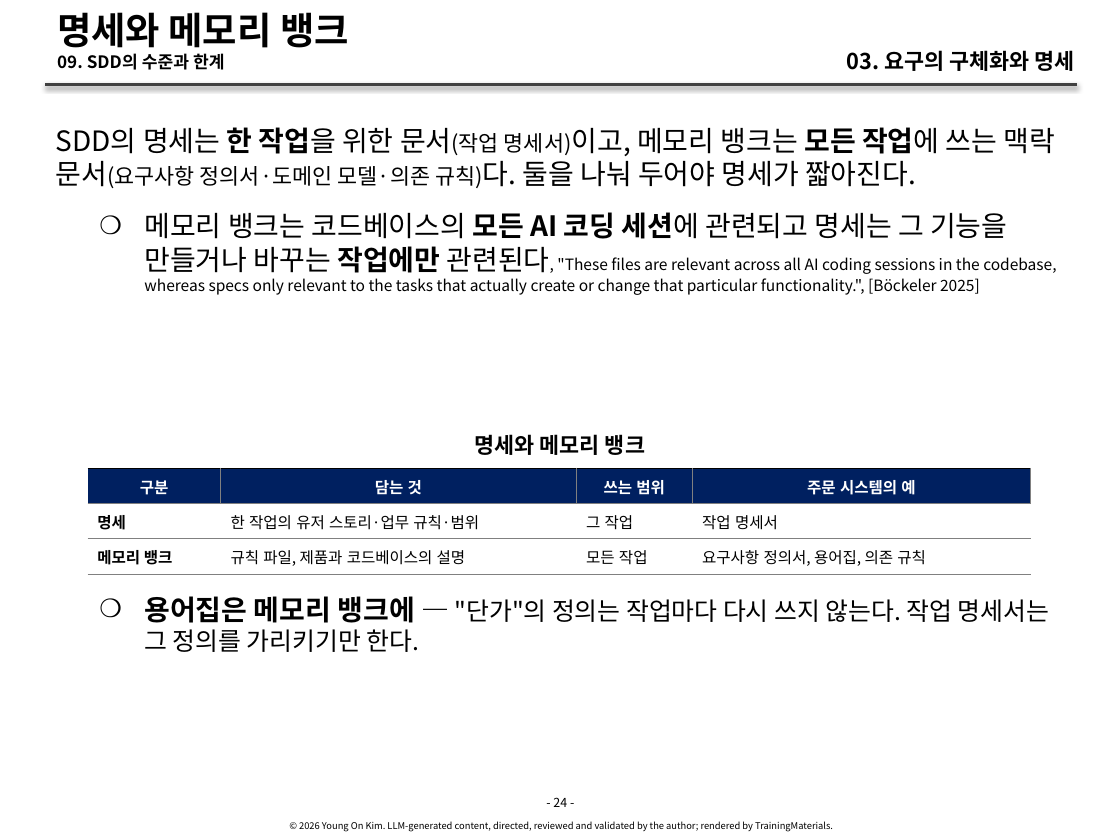
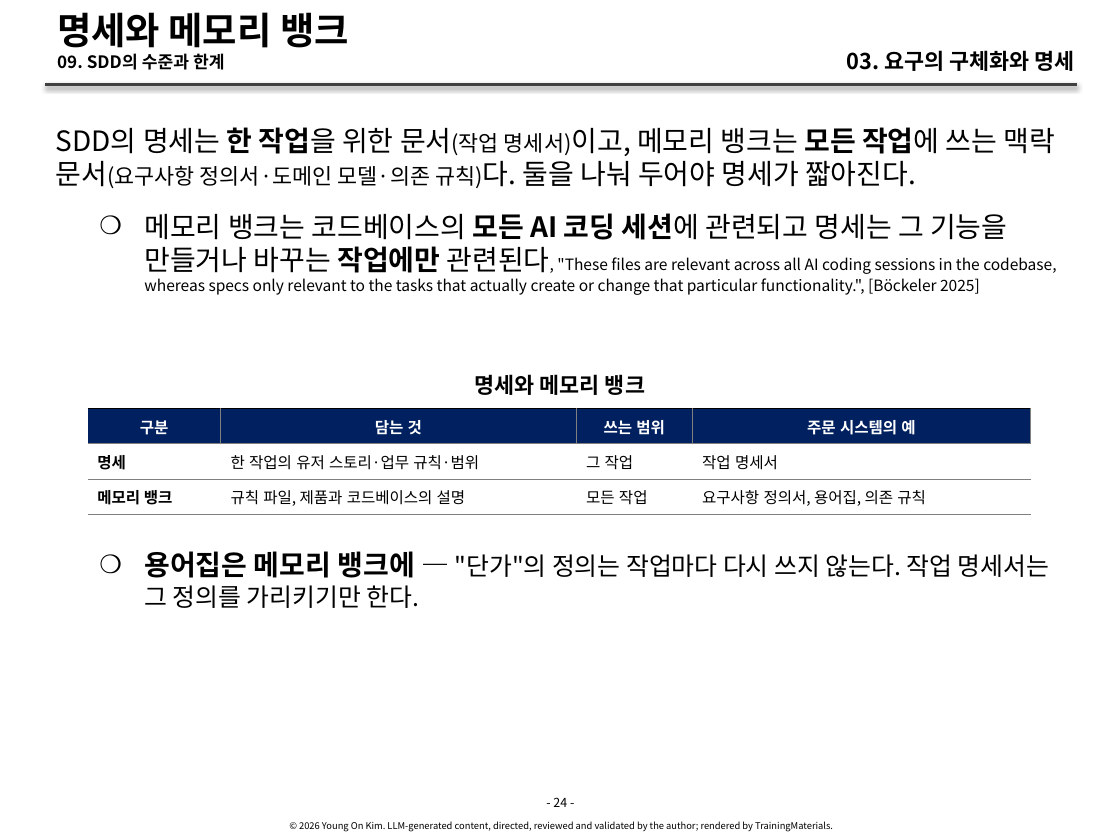
Before and after one commit to YoungSan77/TrainingMaterials, a slide deck: slide 24 of courses/ai-native/sessions/s03.pptx. Drawn at 1120x840 pixels with LibreOffice and Linux fonts; fonts in the diff are those of the drawing. Boxes give left, top, right and bottom in pixels: in the first picture for what was removed or moved away, otherwise in the second. Text is boxed around its words. In the diff, an @@ line names an element or a change of style, - is before the commit and + after.

```diff
--- a/courses/ai-native/sessions/s03.pptx
+++ b/courses/ai-native/sessions/s03.pptx
@@ text "명세와 메모리 뱅크" moved from (x1=475, y1=434, x2=645, y2=455) to (x1=475, y1=374, x2=645, y2=395) @@
@@ table resized from (x1=87, y1=468, x2=1030, y2=840) to (x1=87, y1=409, x2=1030, y2=840) @@
@@ text "용어집은 메모리 뱅크에 — "단가"의 ..." moved from (x1=144, y1=596, x2=1049, y2=652) to (x1=144, y1=551, x2=1049, y2=608) @@
```
Also in this commit, not shown: 27 other slides changed, 10 other files.
